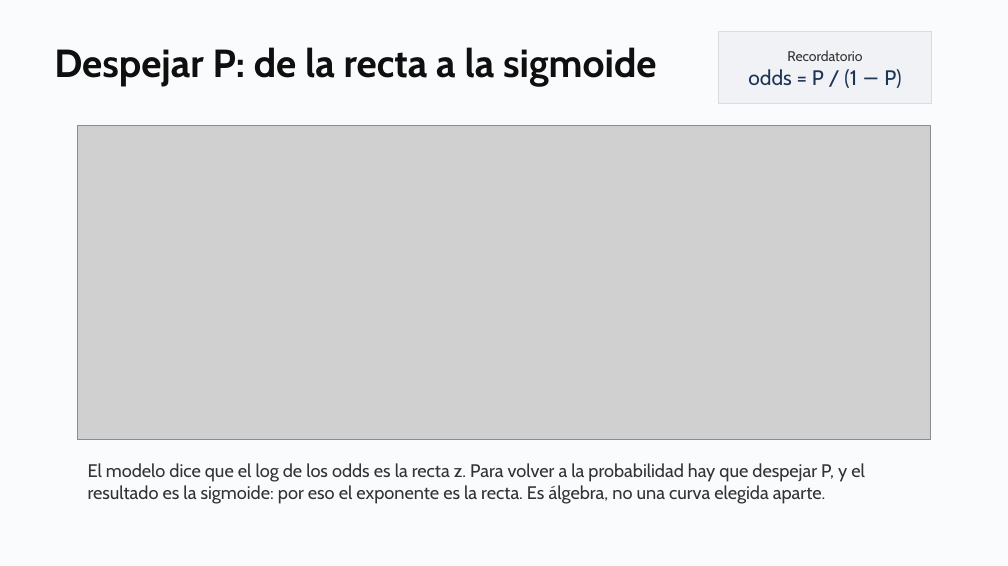
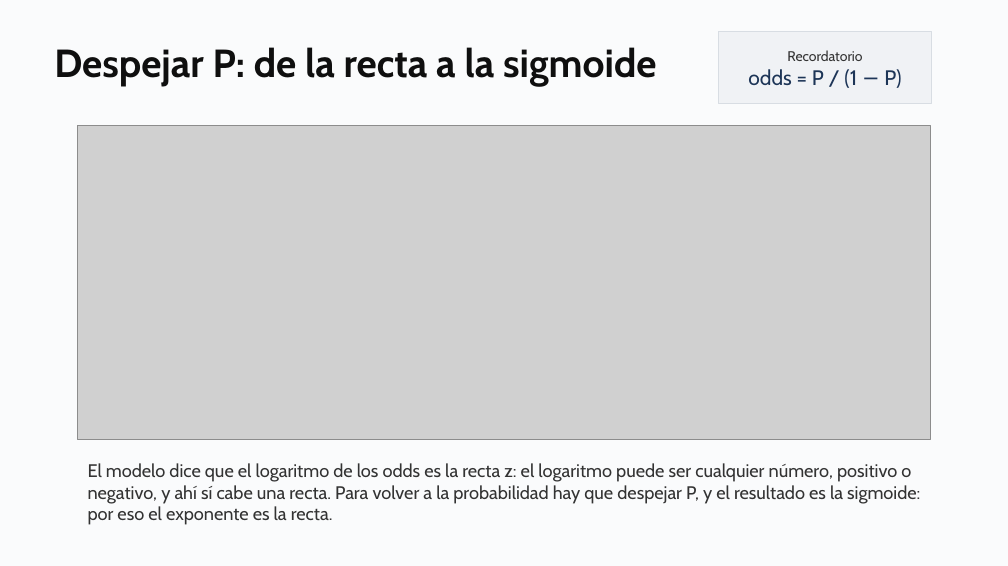
Before and after one commit to daniopitz/diplomado-cdd, a slide deck: slide 15 of presentaciones/clase06_regresion_logistica.pptx (slide 16 before the commit). Drawn at 1008x566 pixels with LibreOffice and Linux fonts; fonts in the diff are those of the drawing; grey boxes stand for pictures. Boxes give left, top, right and bottom in pixels: in the first picture for what was removed or moved away, otherwise in the second. Text is boxed around its words. In the diff, an @@ line names an element or a change of style, - is before the commit and + after.

```diff
--- a/presentaciones/clase06_regresion_logistica.pptx
+++ b/presentaciones/clase06_regresion_logistica.pptx
@@ text at (88, 463, 920, 525): text changed @@
-El modelo dice que el log de los odds es la recta z. Para volver a la probabilidad hay que despejar P, y el resultado es la sigmoide: por eso el exponente es la recta. Es álgebra, no una curva elegida aparte.
+El modelo dice que el logaritmo de los odds es la recta z: el logaritmo puede ser cualquier número, positivo o negativo, y ahí sí cabe una recta. Para volver a la probabilidad hay que despejar P, y el resultado es la sigmoide: por eso el exponente es la recta.
```
Also in this commit, not shown: 1 slide removed, 3 other files.
